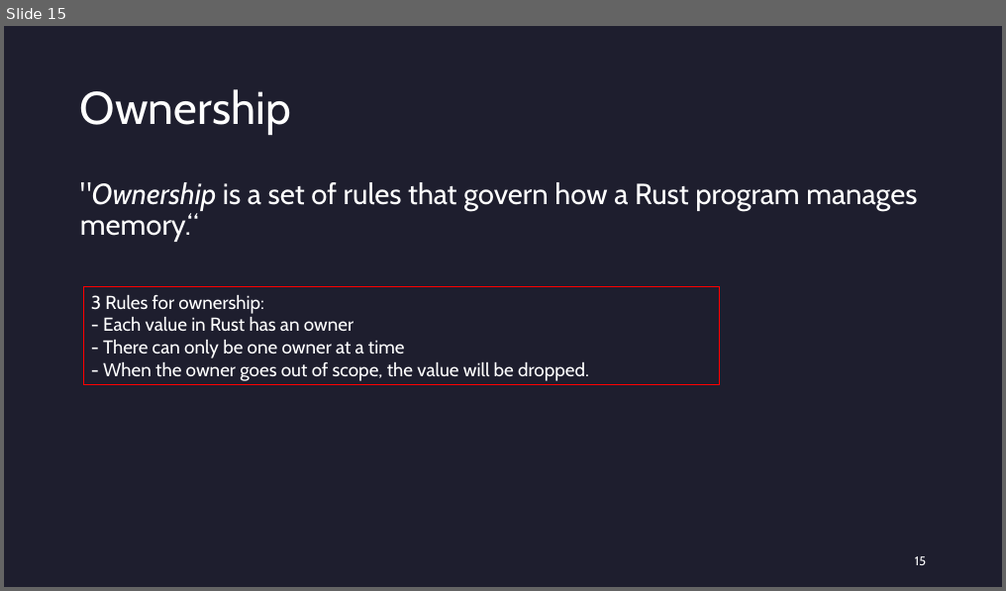
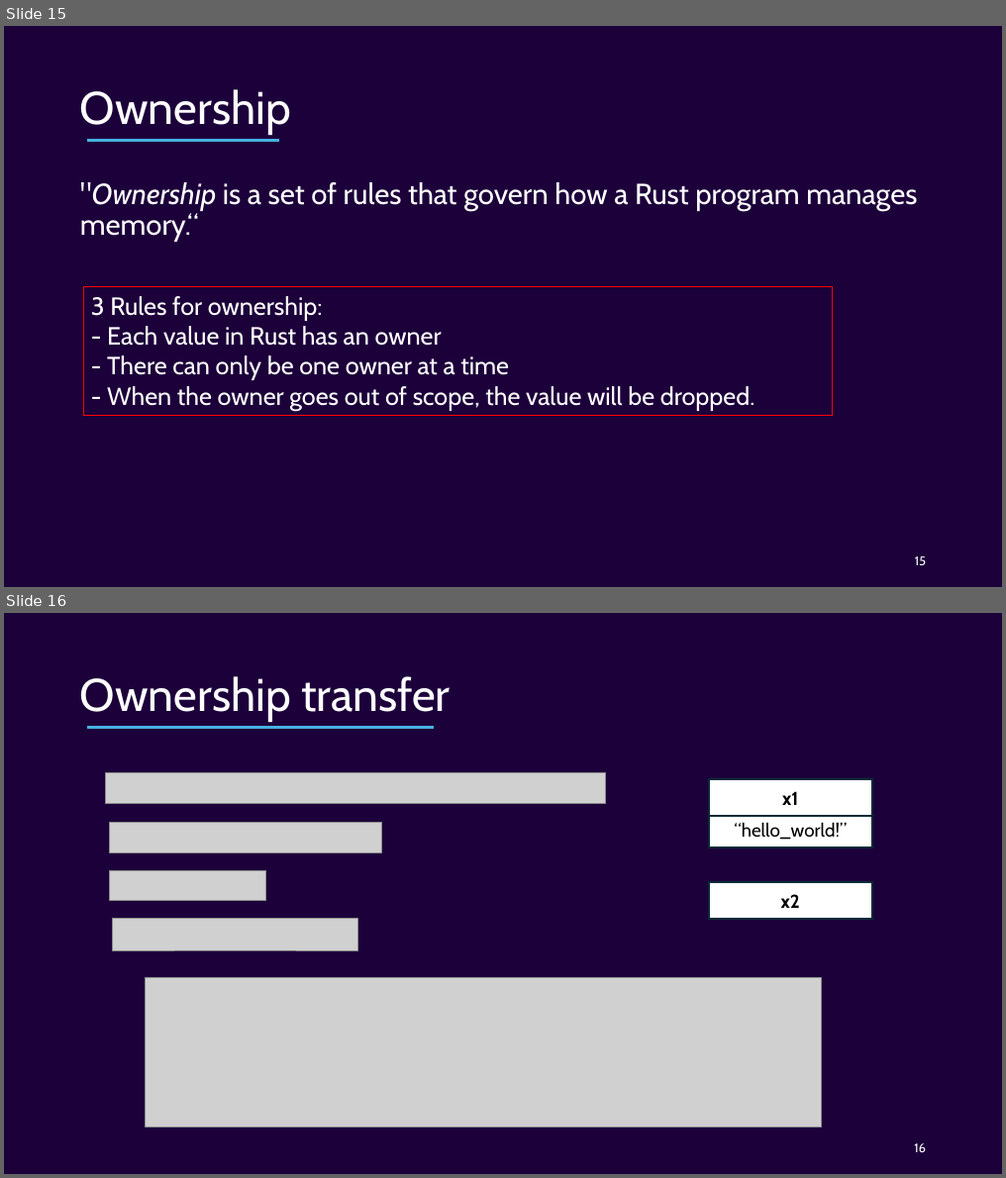
Before and after one commit to Ordina-Group/pythoneers-rust-workshop, a slide deck: Rust.pptx. Shown one above the other, each under a label of ours: slide 15 before the commit, slides 15 and 16 after it. The pictures are 1006x591 and 1006x1178 pixels, drawn with LibreOffice and Linux fonts; fonts in the diff are those of the drawing; grey boxes stand for pictures. Boxes give left, top, right and bottom in pixels: in the first picture for what was removed or moved away, otherwise in the second. Text is boxed around its words. In the diff, an @@ line names an element or a change of style, - is before the commit and + after.

```diff
--- a/Rust.pptx
+++ b/Rust.pptx
@@ slide 16 added at (4,613,1002,1174), background #1C003A @@
@@ title added at (80,676,450,722), 44 pt, text #FFFFFF @@
+Ownership transfer
@@ line added from (87, 728) to (434, 728), #46B1E1 2.25 pt @@
@@ picture added at (105,773,605,804) @@
@@ rectangle added at (709,779,872,815), fill #FFFFFF, outline #092A39 1.5 pt, 18 pt, text #000000, bold @@
+x1
@@ rectangle added at (709,812,872,848), fill #FFFFFF, outline #092A39 1.5 pt, 18 pt, text #000000 @@
+“hello_world!”
@@ picture added at (110,823,382,854) @@
@@ picture added at (110,871,266,901) @@
@@ rectangle added at (709,882,872,919), fill #FFFFFF, outline #092A39 1.5 pt, 18 pt, text #000000, bold @@
+x2
@@ picture added at (113,919,358,951) @@
@@ picture added at (145,978,821,1128) @@
@@ page number added at (914,1144,926,1153), 12 pt, text #FFFFFF @@
+16
@@ slide 15 changed as well @@
@@ background #1E1E2E to #1C003A @@
@@ line added from (87, 141) to (279, 141), #46B1E1 2.25 pt @@
@@ rectangle "3 Rules for ownership:": place and size @@
-rectangle "3 Rules for ownership:" at (83,287,720,385)
+rectangle "3 Rules for ownership:" at (83,287,832,416)
@@ rectangle "3 Rules for ownership:" at (83,287,832,416): size 18 to 24 pt @@
```
Also in this commit, not shown: 22 other slides changed, 16 other slides added, 2 slides removed.
